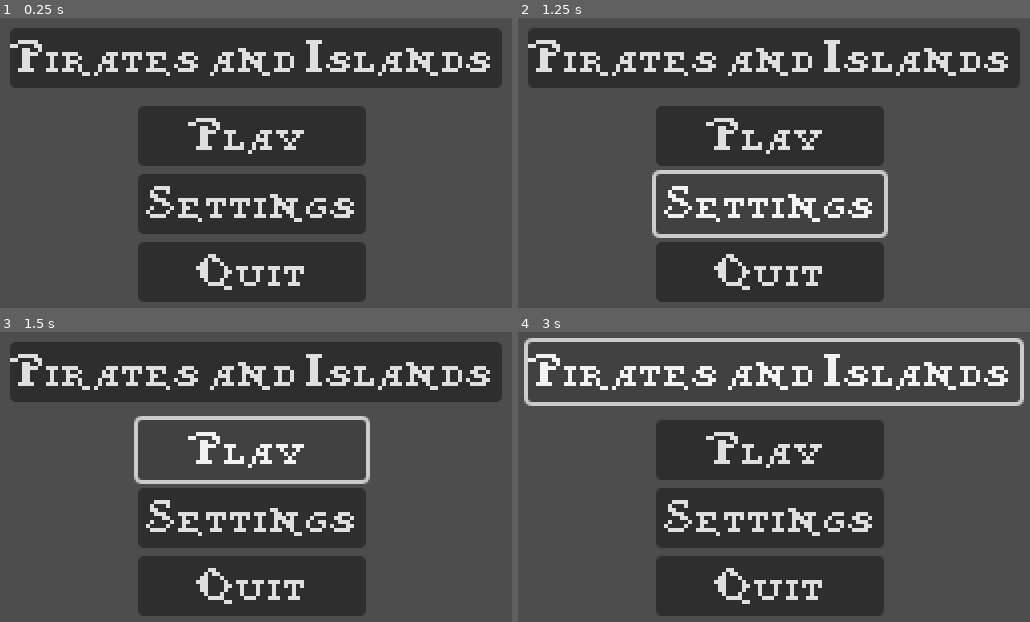
Above: before the commit, frames 1-4 (two rows, left to right).
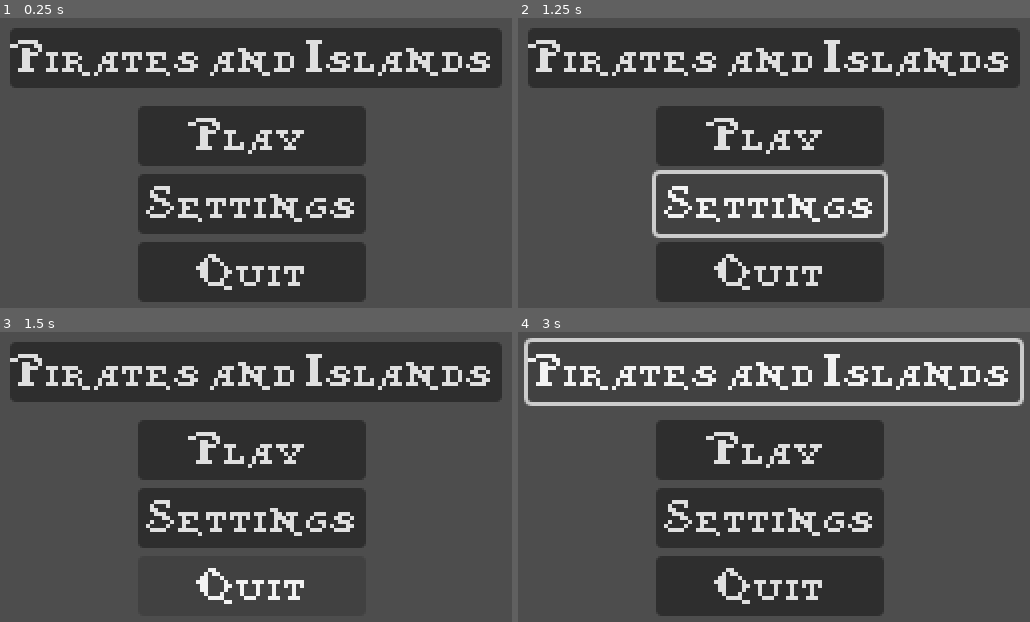
Above: after the commit, the same moments.

Repository: jetexe-0/pirates-and-islands
Game: Godot game, scene res://main_menu.tscn
Same seed, same stepped clock (60 frames per second), same inputs: the game is played once before the commit and once after it.
Inputs:
- Up to frame 1 (0.25 s): no input
- Up to frame 2 (1.25 s): click "Settings" at 0.5 s
- Up to frame 3 (1.5 s): click "Play" at 1.25 s
- Up to frame 4 (3 s): click "Play" at 2 s; click "Pirates and Islands" at 2.75 s

Frames 1-2 are identical in both runs. In frame 3, 1.6% of the frame differs, in the area x 26-73%, y 28-53%; in frame 4, nothing differs.

Commit message:
Auto-sync: Fri 05/23/2025 21:47:58.05

Diff:
--- a/main_menu.tscn
+++ b/main_menu.tscn
@@ -1,33 +1,35 @@
-[gd_scene load_steps=2 format=3 uid="uid://dwjln0ygew5vd"]
+[gd_scene load_steps=3 format=3 uid="uid://dwjln0ygew5vd"]
 
 [ext_resource type="FontFile" uid="uid://b07mo34wbagj7" path="res://pixel_pirate.ttf" id="1_06t4h"]
+[ext_resource type="Script" uid="uid://c3bnu87c3wna" path="res://main_menu.gd" id="1_7vrkn"]
 
 [node name="MainMenu" type="Control"]
 layout_mode = 3
 anchors_preset = 0
 offset_right = 40.0
 offset_bottom = 40.0
+script = ExtResource("1_7vrkn")
 
-[node name="stacker" type="VBoxContainer" parent="."]
+[node name="VBoxContainer" type="VBoxContainer" parent="."]
 layout_mode = 0
 offset_left = 102.0
 offset_top = 54.0
 offset_right = 216.0
 offset_bottom = 152.0
 
-[node name="play" type="Button" parent="stacker"]
+[node name="StartButton" type="Button" parent="VBoxContainer"]
 texture_filter = 1
 layout_mode = 2
 theme_override_fonts/font = ExtResource("1_06t4h")
 text = "Play"
 
-[node name="settings" type="Button" parent="stacker"]
+[node name="settings" type="Button" parent="VBoxContainer"]
 texture_filter = 1
 layout_mode = 2
 theme_override_fonts/font = ExtResource("1_06t4h")
 text = "Settings"
 
-[node name="quit" type="Button" parent="stacker"]
+[node name="QuitButton" type="Button" parent="VBoxContainer"]
 texture_filter = 1
 layout_mode = 2
 theme_override_fonts/font = ExtResource("1_06t4h")
